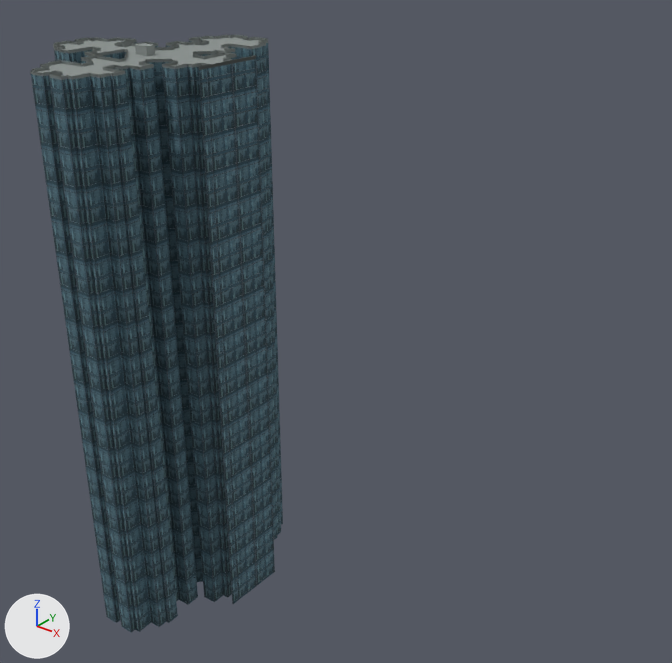
An edit to the glTF model Assets/Models/BuildingChunks/kowloon-city-buildings-District_24_-34.glb, drawn before and after from the same camera.
Camera for both pictures: a camera (50 mm lens) standing at (3265.7, 4131.0, 142.1) and looking at (3156.9, 4267.0, 57.8). The lights are fixed; the arrows at lower left show +X, +Y and +Z. The picture after the commit comes second. Objects named as collision shapes, trigger or cutter boxes, shadow casters or lower levels of detail are left out. Vertices at exactly the same position are counted once.

Objects in the first picture: 'District_24_-34'.
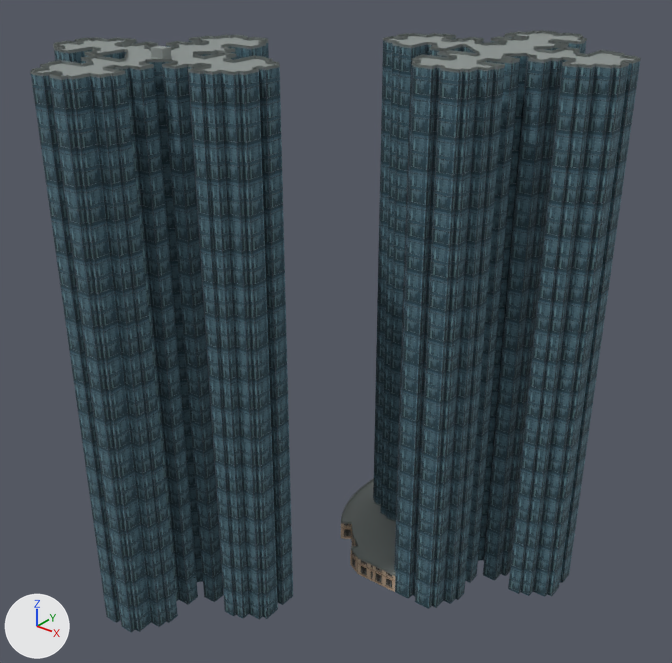
What differs and where, as boxes [x1, y1, x2, y2] in the pictures (672 x 663 px; the box of a moved part takes in the faces that stretch with it):
'District_24_-34', reshaped (141% wider)
    before: [30, 35, 283, 633]
    after: [30, 30, 641, 633]
part 1 of me_district_24__34, moved or reshaped
    before: [135, 43, 156, 56]
    after: [151, 46, 171, 59]
part 2 of me_district_24__34, added (blue)
    after: [341, 30, 641, 609]
part 3 of me_district_24__34, built on
    before: [199, 56, 257, 600]
    after: [188, 56, 293, 619]
part 4 of me_district_24__34, surface changed
    before: [201, 89, 275, 605]
    after: [190, 104, 234, 616]

Diff of the bpy script that builds the scene:
```diff
--- a/Assets/Models/BuildingChunks/kowloon-city-buildings-District_24_-34.glb.py
+++ b/Assets/Models/BuildingChunks/kowloon-city-buildings-District_24_-34.glb.py
@@ mat_csdi_facade_2 @@
+mat_csdi_facade_2 = principled_material('CSDI_facade_2')
+mat_csdi_facade_2.texture = img_building_facades
+mat_csdi_facade_2.roughness = 0.87
@@ mat_csdi_facade_0 @@
+mat_csdi_facade_0 = principled_material('CSDI_facade_0')
+mat_csdi_facade_0.texture = img_building_facades
+mat_csdi_facade_0.roughness = 0.87
@@ me_district_24__34 @@
 # used by ob_district_24__34; location = (3072.0, 4352.0, 0.0)
-me_district_24__34.from_pydata(...)  # 2743 vertices, 5600 faces; spans x 38.2..78.0, y -132.0..-83.0, z 0.0..115.6
+me_district_24__34.from_pydata(...)  # 6176 vertices, 12751 faces; spans x 38.2..131.1, y -132.0..-38.6, z 0.0..115.6
+# me_district_24__34 part 1: the loose piece of 8 vertices spanning x 57.9..60.9, y -108.8..-106.8, z 113.9..115.6 is moved by (4.4, -0.1, 0.0)
+# me_district_24__34 part 2: a new loose piece of 3131 vertices spanning x 77.7..131.1, y -87.5..-38.6, z 0.0..114.2
+# me_district_24__34 part 3: 75 vertices moved from x 78.0, y -112.5..-98.7, z 0.0..114.4 to x 78.1..80.7, y -114.9..-98.6, z 0.0..114.4; 3 vertices removed from x 78.0, y -110.7..-98.7, z 113.9; 305 vertices added at x 80.3..86.8, y -114.9..-98.6, z 0.0..114.4
+# me_district_24__34 part 4: 139 kept faces spanning x 77.6..80.7, y -114.9..-98.6, z 0.0..113.9 get new texture (UV) coordinates
 me_district_24__34.materials.append(mat_csdi_facade_1)
 me_district_24__34.materials.append(mat_csdi_roof_concrete_001)
+me_district_24__34.materials.append(mat_csdi_facade_0)  # picture img_building_facades
+me_district_24__34.materials.append(mat_csdi_facade_2)  # picture img_building_facades
```
